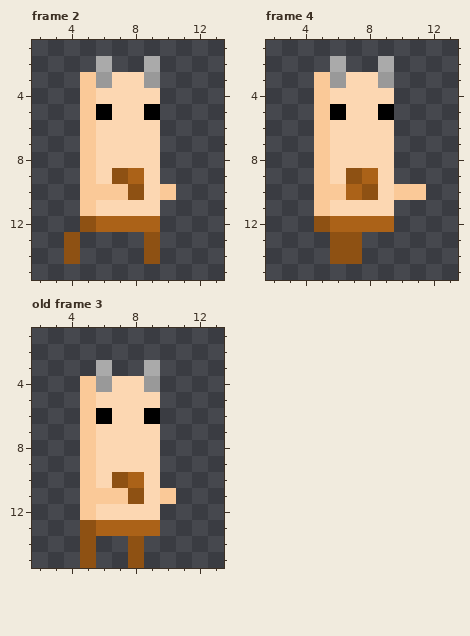
File history of a pixel-art file, assets/character.ase. That is the earlier state.
16x16 pixels, 4 frames. Shown: frame 2: x 2..13, y 1..15; frame 4: x 2..13, y 1..15; old frame 3: x 2..13, y 1..15. The commit also changed other frames, which this record leaves out.
And afterwards:
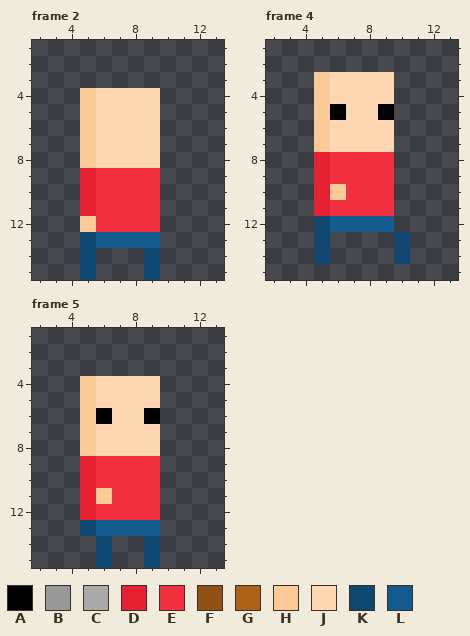
Palette (. is transparent): A #000000  B #999999  C #aaaaaa  D #e62232  E #f23040  F #8e5113  G #ab6218  H #fac998  J #fcd7b2  K #0e4871  L #135b8e
A new or re-ordered frame is compared with the old frame closest to it.
Edits made:
frames 4 -> 6
Changed rows in their new state; - is an unchanged pixel.
Frame 2:
first column x 5:
 2 -.--.
 3 .....
 5 -J--J
first column x 4:
 9 -DEEEE-
10 -DEEEE.
11 -DEEEE-
12 -HEEEE-
13 .KLLLL-
14 .K---K-
15 -K---K-
Frame 4:
first column x 6:
 2 .--.
 3 J--J
first column x 5:
 8 DEEEE--
 9 DEEEE--
10 D-EEE..
11 DEEEE--
12 KLLLL--
13 K..--K-
14 K..--K-
Frame 5 is new; against old frame 3:
first column x 6:
 3 .--.
 4 J--J
first column x 5:
 9 DEEEE-
10 DEEEE-
11 D-EEE.
12 DEEEE-
13 KLLLL-
14 .K-.K-
15 .K-.K-
